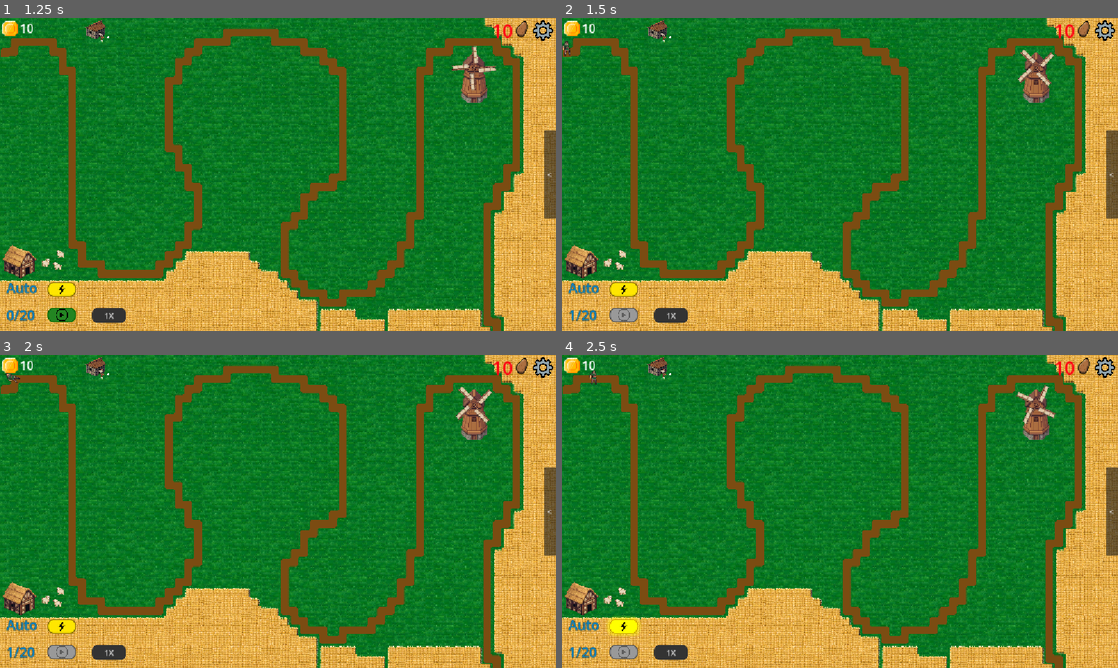
Above: before the commit, frames 1-4 (two rows, left to right).
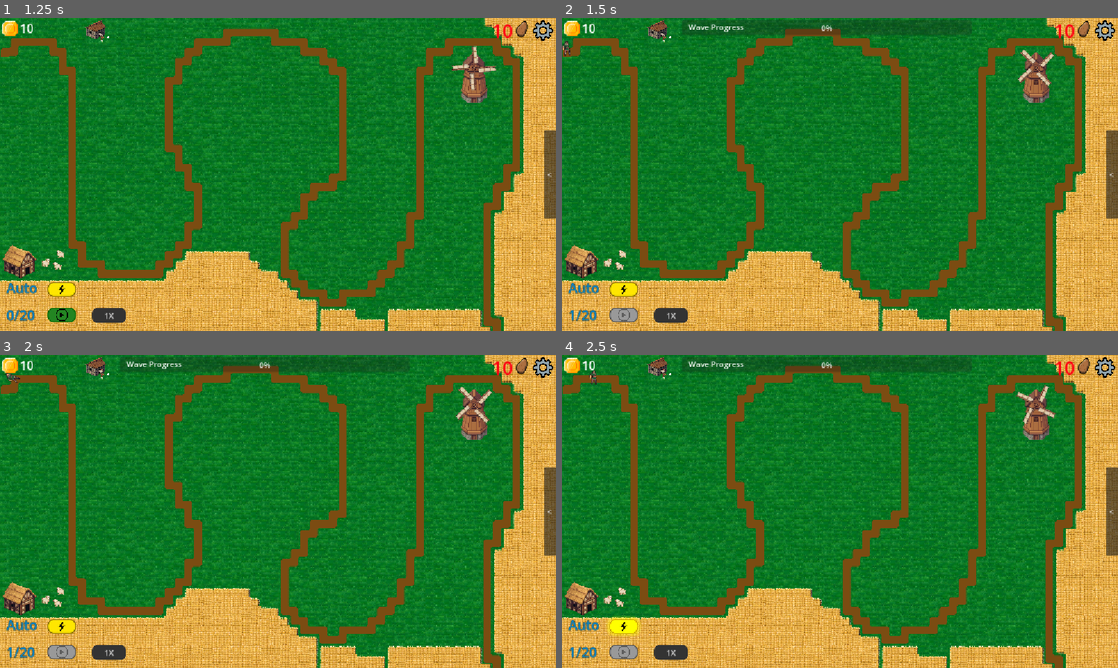
Above: after the commit, the same moments.

Repository: domasbaliunas/frontline
Game: Godot game, scene res://scenes/ui/main_menu.tscn
Same seed, same stepped clock (60 frames per second), same inputs: the game is played once before the commit and once after it.
Inputs (mouse positions are in pixels of both pictures, inside the frame that each line leads up to):
- Up to frame 1 (1.25 s): click "New game" at 0.5 s
- Up to frame 2 (1.5 s): click (623, 315) at 1.25 s
- Up to frame 3 (2 s): no input
- Up to frame 4 (2.5 s): click (623, 627) at 2 s

Frame 1 is identical in both runs. In frame 2, 2.2% of the frame differs, in the area x 21-74%, y 0-6%; in frame 3, 2.2%; in frame 4, 2.2%.

Commit message:
SCRUM-58 (#65)
* Wave progress bar implementation

* Fixed incorrect script locations

Diff:
--- a/scenes/core/game_map.tscn
+++ b/scenes/core/game_map.tscn
@@ -20,8 +20,9 @@
 [ext_resource type="Texture2D" uid="uid://mbblile0rgbk" path="res://assets/images/towers/tower.png" id="15_mluw0"]
 [ext_resource type="Texture2D" uid="uid://br81vgq2m0ss4" path="res://assets/images/towers/Money_factory.png" id="16_4j60y"]
 [ext_resource type="Texture2D" uid="uid://ck23riskbm8wk" path="res://assets/images/towers/snipertowerpng.png" id="17_3dcwv"]
-[ext_resource type="Script" uid="uid://byn7bvc4jijy1" path="res://scenes/core/wave_complete_message.gd" id="21_lj1gy"]
+[ext_resource type="Script" uid="uid://byn7bvc4jijy1" path="res://scripts/ui/wave_complete_message.gd" id="21_lj1gy"]
 [ext_resource type="FontFile" uid="uid://cprx38kpt5i72" path="res://assets/fonts/Enchanted Land.otf" id="22_j2tyq"]
+[ext_resource type="Script" uid="uid://cltswv4dfdijr" path="res://scripts/ui/wave_progress.gd" id="23_j2tyq"]
 
 [sub_resource type="TileSetAtlasSource" id="TileSetAtlasSource_g3l8d"]
 texture = ExtResource("1_qohhg")
@@ -648,6 +649,9 @@
 corner_radius_bottom_left = 20
 corner_detail = 6
 
+[sub_resource type="StyleBoxFlat" id="StyleBoxFlat_0ufmj"]
+bg_color = Color(0.2672974, 0.6646851, 0, 1)
+
 [node name="Map" type="Node2D" unique_id=782828480]
 script = ExtResource("1_bp2s2")
 
@@ -988,6 +992,33 @@
 horizontal_alignment = 1
 vertical_alignment = 1
 
+[node name="WaveProgressBar" type="CanvasLayer" parent="." unique_id=1249339250]
+
+[node name="WaveProgress" type="Control" parent="WaveProgressBar" unique_id=1174359167]
+layout_mode = 3
+anchors_preset = 10
+anchor_right = 1.0
+grow_horizontal = 2
+script = ExtResource("23_j2tyq")
+
+[node name="WaveProgressBar" type="ProgressBar" parent="WaveProgressBar/WaveProgress" unique_id=894360742]
+layout_mode = 0
+offset_left = 248.0
+offset_top = 4.0
+offset_right = 849.0
+offset_bottom = 36.0
+theme_override_styles/fill = SubResource("StyleBoxFlat_0ufmj")
+value = 50.0
+
+[node name="WaveValueLabel" type="Label" parent="WaveProgressBar/WaveProgress" unique_id=978623851]
+layout_mode = 0
+offset_left = 262.0
+offset_top = 7.0
+offset_right = 376.0
+offset_bottom = 30.0
+theme_override_font_sizes/font_size = 16
+text = "Wave Progress"
+
 [connection signal="pressed" from="WaveStartButton" to="." method="_on_wave_start_pressed"]
 [connection signal="pressed" from="ShopCanvas/Button" to="ShopCanvas" method="_on_button_pressed"]
 [connection signal="pressed" from="ShopCanvas/PanelContainer/VBoxContainer/Tower_B" to="ShopCanvas" method="_on_tower_b_pressed"]
--- a/scripts/core/game_map.gd
+++ b/scripts/core/game_map.gd
@@ -9,6 +9,7 @@
 @onready var auto_wave_button: Button = $AutoWaveStartButton
 @onready var boss_health_ui = find_child("BossHealth", true, false)
 @onready var wave_complete = $WaveCompleteMessage
+@onready var wave_progress_ui = $WaveProgressBar/WaveProgress
 
 var money_factory_scene = preload("res://scenes/towers/money_factory.tscn")
 var placing_money_factory : bool = false
@@ -19,6 +20,7 @@
 var placing_tower: bool = false
 var distance_apart: int = 5
 var tower_id: int = 1
+var enemy_max_health_cache: Dictionary = {}
 
 var enemy_scenes := {
 	"standard": preload("res://scenes/enemies/enemy.tscn"),
@@ -62,6 +64,10 @@
 		_make_button_yellow(auto_wave_button, is_on)
 		if is_on and not is_wave_flow_running:
 			_on_wave_start_pressed())
+
+func _process(_delta: float) -> void:
+	if is_wave_flow_running and current_wave < total_waves and wave_progress_ui != null:
+		wave_progress_ui.update_wave_progress(_get_alive_wave_health_sum())
 
 func is_money_factory_generation_allowed() -> bool:
 	return is_wave_flow_running and not get_tree().paused and not _has_game_over()
@@ -296,6 +302,11 @@
 		push_warning("Unknown enemy type: " + enemy_type)
 		return
 
+	var enemy_max_hp := _get_enemy_max_health(enemy_type)
+
+	if current_wave < total_waves and wave_progress_ui != null:
+		wave_progress_ui.enemy_spawned(enemy_max_hp)
+
 	var path_follow := PathFollow2D.new()
 	path_follow.loop = false
 	path.add_child(path_follow)
@@ -361,6 +372,11 @@
 		return
 
 	_update_wave_label()
+	if current_wave >= total_waves:
+		wave_progress_ui.reset()
+	else:
+		var total_health := _calculate_wave_initial_health(current_wave)
+		wave_progress_ui.start_wave(total_health)
 
 	wave_button.disabled = true
 	_make_button_default(wave_button)
@@ -368,6 +384,7 @@
 	is_wave_flow_running = true
 	await _spawn_wave(current_wave)
 	await _wait_until_wave_is_clear()
+	wave_progress_ui.complete_wave()
 
 	if Engine.time_scale == 1.0 and not is_game_over:
 		wave_complete.show_message()
@@ -506,3 +523,47 @@
 	button.add_theme_stylebox_override("normal", style)
 	button.add_theme_stylebox_override("hover", style)
 	button.add_theme_stylebox_override("pressed", style)
+
+func _get_enemy_max_health(enemy_type: String) -> float:
+	if enemy_max_health_cache.has(enemy_type):
+		return enemy_max_health_cache[enemy_type]
+
+	var enemy_scene: PackedScene = enemy_scenes.get(enemy_type)
+	if enemy_scene == null:
+		push_warning("Unknown enemy type: " + enemy_type)
+		return 0.0
+
+	var enemy = enemy_scene.instantiate()
+	var hp := float(enemy.get("max_health"))
+	enemy.queue_free()
+
+	enemy_max_health_cache[enemy_type] = hp
+	return hp
+
+
+func _calculate_wave_initial_health(wave_number: int) -> float:
+	if wave_number <= 0 or wave_number > waves_data.size():
+		return 0.0
+
+	var total := 0.0
+	var wave_data = waves_data[wave_number - 1] as Dictionary
+	var wave_enemies = wave_data.get("enemies", []) as Array
+
+	for group in wave_enemies:
+		var group_data = group as Dictionary
+		var enemy_type := str(group_data.get("type", "standard"))
+		var count := int(group_data.get("count", 0))
+		var hp := _get_enemy_max_health(enemy_type)
+
+		total += hp * count
+
+	return total
+
+
+func _get_alive_wave_health_sum() -> float:
+	var total := 0.0
+
+	for mob in get_tree().get_nodes_in_group("mobs"):
+		total += maxf(float(mob.get("health")), 0.0)
+
+	return total
--- /dev/null
+++ b/scripts/ui/wave_progress.gd
@@ -0,0 +1,59 @@
+extends Control
+
+@onready var progress_bar: ProgressBar = $WaveProgressBar
+
+var initial_health_sum: float = 0.0
+var unspawned_health_sum: float = 0.0
+var hide_request_id: int = 0
+
+func _ready() -> void:
+	hide()
+	progress_bar.min_value = 0.0
+	progress_bar.max_value = 100.0
+	progress_bar.value = 0.0
+
+func start_wave(total_health: float) -> void:
+	hide_request_id += 1
+
+	initial_health_sum = maxf(total_health, 0.0)
+	unspawned_health_sum = initial_health_sum
+
+	show()
+	_set_progress(0.0)
+
+func enemy_spawned(enemy_max_health: float) -> void:
+	unspawned_health_sum = maxf(unspawned_health_sum - enemy_max_health, 0.0)
+
+func update_wave_progress(alive_health_sum: float) -> void:
+	if initial_health_sum <= 0.0:
+		_set_progress(1.0)
+		return
+
+	var current_total_health := unspawned_health_sum + maxf(alive_health_sum, 0.0)
+	var progress := (initial_health_sum - current_total_health) / initial_health_sum
+
+	_set_progress(progress)
+
+func complete_wave() -> void:
+	_set_progress(1.0)
+
+	hide_request_id += 1
+	var current_id = hide_request_id
+
+	await get_tree().create_timer(2.0).timeout
+
+	# only hide if no new wave started
+	if current_id == hide_request_id:
+		hide()
+
+func reset() -> void:
+	initial_health_sum = 0.0
+	unspawned_health_sum = 0.0
+	_set_progress(0.0)
+	hide()
+
+func _set_progress(progress: float) -> void:
+	progress = clampf(progress, 0.0, 1.0)
+
+	var percent := progress * 100.0
+	progress_bar.value = percent
Renamed: scenes/core/wave_complete_message.gd -> scripts/ui/wave_complete_message.gd
Renamed: scenes/core/wave_complete_message.gd.uid -> scripts/ui/wave_complete_message.gd.uid
Not shown, added: scripts/ui/wave_progress.gd.uid
